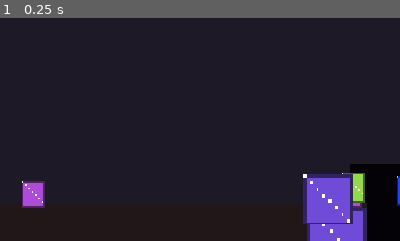
Above: before the commit, frame 1.
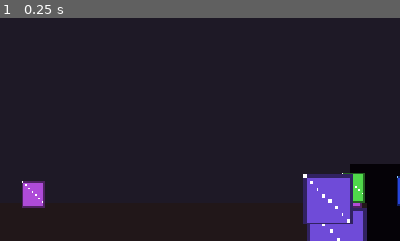
Above: after the commit, the same moment.

Repository: Eruldin/Honor-Meselesi
Game: Godot game, scene res://src/levels/ch1/Ch1.tscn
Two runs of this game, one before a commit and one after it. Both use one fixed random seed, a clock stepped at 60 frames per second and the inputs below. This scene is started directly instead of the project's main scene.
Inputs:
- Up to frame 1 (0.25 s): no input
The pictures show only the part of the screen within x 50-100%, y 50-100%; the shares and areas given below are measured in that part.

The runs differ from the first frame. In frame 1, 0.4% of the frame differs, in the area x 85-92%, y 69-83%.

Commit message:
piktogram: heart kaydi + eye/skull ikonlari; ch1 gizli oda + diken uyarilari
Co-Authored-By: Devin AI <158243242+devin-ai-integration[bot]@users.noreply.github.com>

Diff:
--- a/src/levels/ch1/ch1.gd
+++ b/src/levels/ch1/ch1.gd
@@ -665,6 +665,8 @@
 	_add_sign(Vector2(1180, FLOOR_Y), &"jump")     # cukur oncesi
 	_add_sign(Vector2(2490, FLOOR_Y), &"down")     # pogo (asagi+saldiri)
 	_add_sign(Vector2(3660, FLOOR_Y), &"shield")   # parry — muhafizdan once
+	_add_sign(Vector2(1980, FLOOR_Y), &"eye")      # gizli tapinak — kirilebilir duvar
+	_add_sign(Vector2(2570, FLOOR_Y), &"skull")    # diken tarlasi oncesi tehlike
 
 
 	# === ORMAN DEKORU ===
--- a/src/ui/pictogram.gd
+++ b/src/ui/pictogram.gd
@@ -9,6 +9,7 @@
 const ICONS: Array[StringName] = [
 	&"alarm", &"question", &"hat", &"sword", &"anger", &"note", &"sleep", &"dots",
 	&"jump", &"move", &"mouse", &"shield", &"down", &"arrow_right", &"swap",
+	&"heart", &"eye", &"skull",
 ]
 
 var icon: StringName = &"alarm"
@@ -128,3 +129,15 @@
 				Vector2(4.4, -0.9), Vector2(6.4, -0.1), Vector2(4.7, 1.0)]), c)
 			draw_colored_polygon(PackedVector2Array([
 				Vector2(-4.4, 0.9), Vector2(-6.4, 0.1), Vector2(-4.7, -1.0)]), c)
+		&"eye":  # goz — "dikkat et / gizli sey yakin" ipucu
+			draw_arc(Vector2(0, 0), 6.5, PI + 0.45, TAU - 0.45, 10, c, 1.7)
+			draw_arc(Vector2(0, 0), 6.5, 0.45, PI - 0.45, 10, c, 1.7)
+			draw_circle(Vector2(0, 0), 2.2, c)
+		&"skull":  # kurukafa — tehlike/olumluk bolge uyarisi
+			var kc := Color(0.85, 0.2, 0.25)
+			draw_circle(Vector2(0, -1.5), 4.2, kc)
+			draw_rect(Rect2(Vector2(-2.5, 1.0), Vector2(5, 3.5)), kc)
+			draw_circle(Vector2(-1.7, -2.0), 1.0, Color(0.12, 0.12, 0.14))
+			draw_circle(Vector2(1.7, -2.0), 1.0, Color(0.12, 0.12, 0.14))
+			draw_line(Vector2(-1.5, 4.5), Vector2(1.5, 4.5),
+				Color(0.12, 0.12, 0.14), 1.0)
